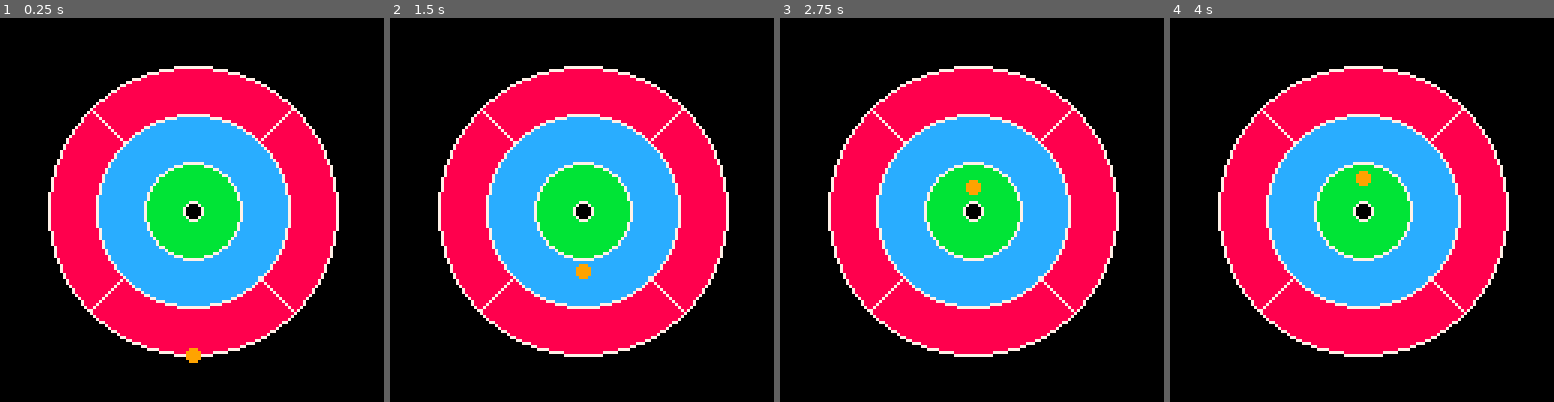
Above: before the commit, frames 1-4 (left to right).
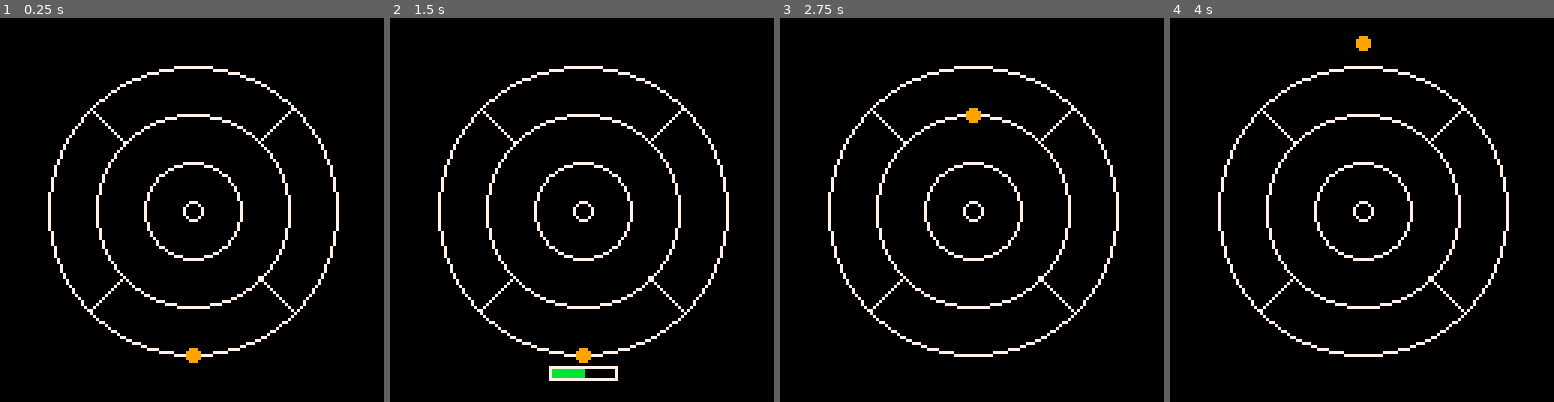
Above: after the commit, the same moments.

Repository: ryanzbone/pico8-crokinole
Game: PICO-8 cartridge crok.p8
Same seed, same stepped clock (60 frames per second), same inputs: the game is played once before the commit and once after it.
Inputs:
- Up to frame 1 (0.25 s): no input
- Up to frame 2 (1.5 s): tap X (X key) at 0.33, 1.07 s
- Up to frame 3 (2.75 s): hold Right 1.6-2.1 s; tap X (X key) at 1.85 s; hold Right from 2.47 s (still down)
- Up to frame 4 (4 s): tap X (X key) at 2.97 s; release Right at 3.03 s; hold Left 3.08-3.58 s

The runs differ from the first frame. In frame 1, 41% of the frame differs, in the area x 13-88%, y 13-88%; in frame 2, 42%, in the area x 13-88%, y 13-95%; in frame 3, 41%; in frame 4, 41%.

Commit message:
choosing power

Diff:
--- a/gameloop.lua
+++ b/gameloop.lua
@@ -14,15 +14,17 @@
     }
 
     disc = {
-        x = board.originX,          -- Initial x position (center of the board)
+        x = board.originX, -- Initial x position (center of the board)
         y = board.originY + (board.outerCircleRadius * board.scalingFactor),  -- Initial y position (bottom center of the outer circle)
         radius = 2,      -- Disc radius
-        speed = 3,       -- Initial speed
+        speed = 6,       -- Initial speed
+        powerMultiplier = 0.5,  -- Power multiplier
         angle = 0.75,      -- Initial angle (facing upward)
         positionAngle=0.75, -- Position on the outer board circle in turns
         slowingFactor = 0.95,  -- Rate at which the disc slows down
         state = "selectPosition",  -- Initial state
     }
+
 end
 
 function _draw()
@@ -41,22 +43,35 @@
             pset(x, y, 7)  -- Color 7 is white (dotted line)
         end
     end
+
+    -- draw power meter if in choosePower state with a horizontal white box filled with a green bar.
+    -- The length of the green bar is the power multiplier
+    if disc.state == "choosePower" then
+        local powerMeterWidth = 20
+        local powerMeterHeight = 2
+        local powerMeterX = disc.x - powerMeterWidth / 2
+        local powerMeterY = disc.y + disc.radius * 2 + 1
+        rect(powerMeterX - 1, powerMeterY - 1, powerMeterX + powerMeterWidth + 1, powerMeterY + powerMeterHeight + 1, 7)  -- Color 7 is white
+        rectfill(powerMeterX, powerMeterY, powerMeterX + powerMeterWidth * disc.powerMultiplier, powerMeterY + powerMeterHeight, 11)  -- Color 11 is green
+    end
+
+
 end
 
 function drawBoard(board)
     local scalingFactor = board.scalingFactor
 
     -- Draw the outer filled circle in red
-    circfill(board.originX, board.originY, board.outerCircleRadius * scalingFactor, 8)  -- Color 8 is red
+    --circfill(board.originX, board.originY, board.outerCircleRadius * scalingFactor, 8)  -- Color 8 is red
 
     -- Draw the middle filled circle in blue
-    circfill(board.originX, board.originY, board.middleCircleRadius * scalingFactor, 12)  -- Color 12 is blue
+    --circfill(board.originX, board.originY, board.middleCircleRadius * scalingFactor, 12)  -- Color 12 is blue
 
     -- Draw the board filled circle in green
-    circfill(board.originX, board.originY, board.innerCircleRadius * scalingFactor, 11)  -- Color 11 is green
+    --circfill(board.originX, board.originY, board.innerCircleRadius * scalingFactor, 11)  -- Color 11 is green
 
     -- Draw the inner filled circle (center hole) in black
-    circfill(board.originX, board.originY, board.centerHoleRadius * scalingFactor, 0)  -- Color 0 is black
+    --circfill(board.originX, board.originY, board.centerHoleRadius * scalingFactor, 0)  -- Color 0 is black
 
     -- Draw the outer circle
     circ(board.originX, board.originY, board.outerCircleRadius * scalingFactor, 7)
@@ -121,9 +136,28 @@
     -- Ensure the angle is between 0 and 180 degrees
    -- disc.angle = mid(0, disc.angle, 180)
 
+    -- Shoot the disc and move to the choosePower state
+    if btnp(5) then  -- 'x' key
+        disc.state = "choosePower"
+    end
+end
+
+-- Function to choose the power multiplier between 0 and 1 for the disc which will be multiplied by the disc's speed
+function choosePower()
+    -- Increase the power multiplier
+    if btn(1) and disc.powerMultiplier < 1 then
+        disc.powerMultiplier = disc.powerMultiplier + 0.05
+    end
+
+    -- Decrease the power multiplier
+    if btn(0) and disc.powerMultiplier > 0 then
+        disc.powerMultiplier = disc.powerMultiplier - 0.05
+    end
+
     -- Shoot the disc and move to the moving state
     if btnp(5) then  -- 'x' key
         disc.state = "moving"
+        disc.speed = disc.speed * disc.powerMultiplier
     end
 end
 
@@ -133,6 +167,8 @@
         chooseStartingPosition()
     elseif disc.state == "selectAngle" then
         chooseShootingAngle()
+    elseif disc.state == "choosePower" then
+        choosePower()
     elseif disc.state == "moving" then
         moveDisc()
     elseif disc.state == "stopped" then
